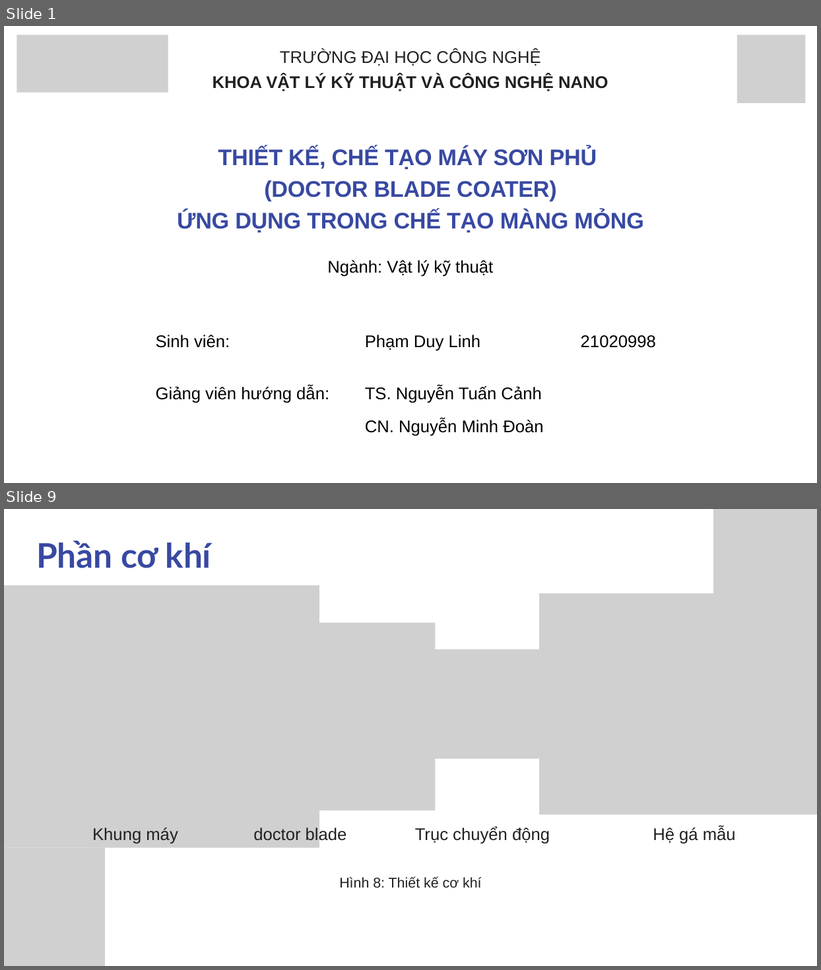
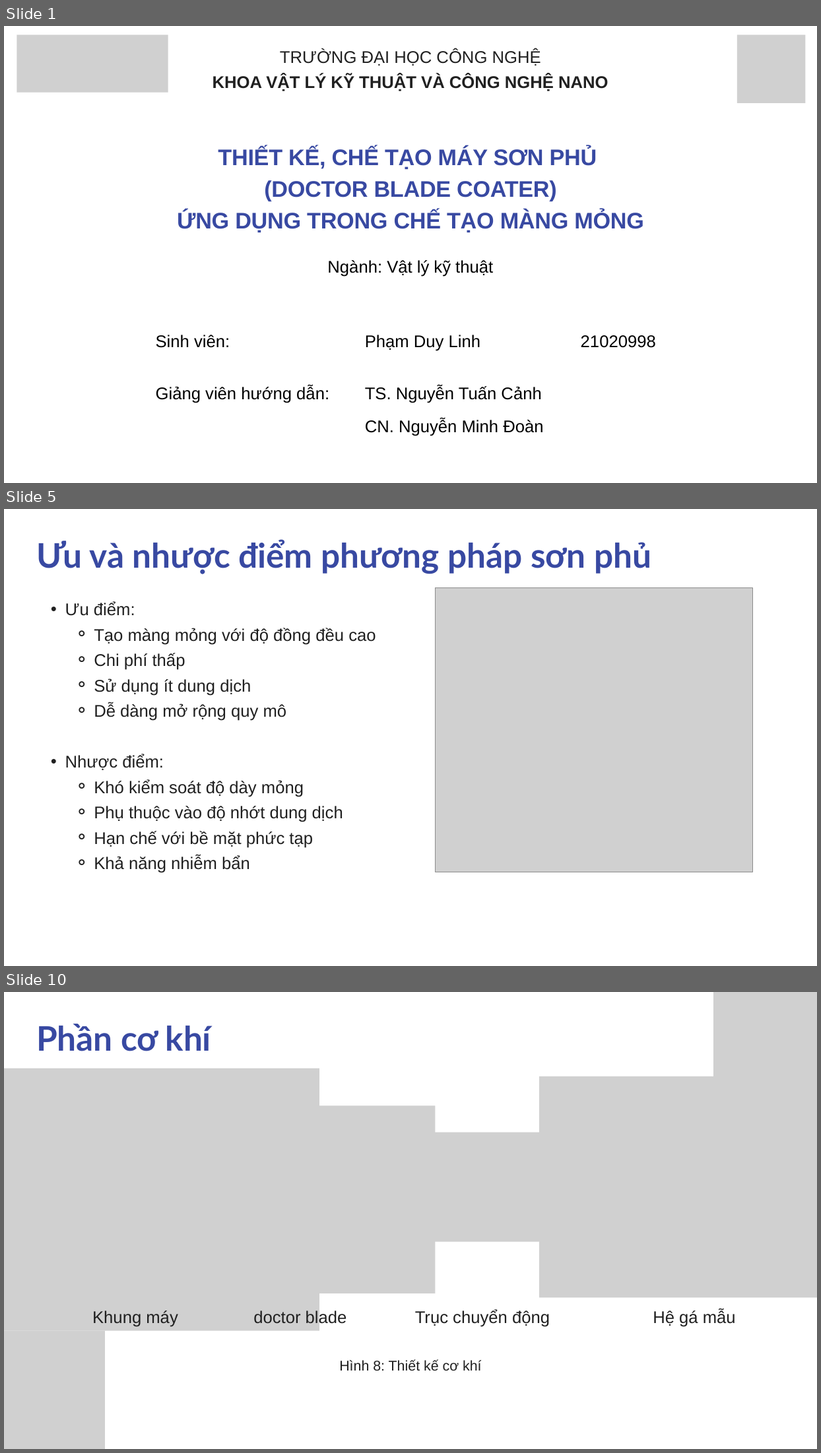
Before and after one commit to sptjerry19/bladecoating, a slide deck: reports/slide/Thiet-ke-Che-tao-May-Trang-Phu-Mang-Mong-ung-dung-trong-linh-kien-chuyen-doi-djien-nang-24032025.pptx. Shown one above the other, each under a label of ours: slides 1 and 9 before the commit, slides 1, 5 and 10 after it; the slides between them are not shown. The pictures are 821x970 and 821x1453 pixels, drawn with LibreOffice and Linux fonts; fonts in the diff are those of the drawing; grey boxes stand for pictures. Boxes give left, top, right and bottom in pixels: in the first picture for what was removed or moved away, otherwise in the second. Text is boxed around its words. In the diff, an @@ line names an element or a change of style, - is before the commit and + after.

```diff
--- a/reports/slide/Thiet-ke-Che-tao-May-Trang-Phu-Mang-Mong-ung-dung-trong-linh-kien-chuyen-doi-djien-nang-24032025.pptx
+++ b/reports/slide/Thiet-ke-Che-tao-May-Trang-Phu-Mang-Mong-ung-dung-trong-linh-kien-chuyen-doi-djien-nang-24032025.pptx
@@ slide 5 added at bbox=[4, 509, 817, 966], background #FFFFFF @@
@@ text added at bbox=[36, 539, 651, 574], 60 pt, text #3849A2, bold @@
+Ưu và nhược điểm phương pháp sơn phủ
@@ text added at bbox=[65, 601, 376, 873], 30 pt, text #202020 @@
+  • Ưu điểm:
+    ⚬ Tạo màng mỏng với độ đồng đều cao
+    ⚬ Chi phí thấp
+    ⚬ Sử dụng ít dung dịch
+    ⚬ Dễ dàng mở rộng quy mô
+  • Nhược điểm:
+    ⚬ Khó kiểm soát độ dày mỏng
+    ⚬ Phụ thuộc vào độ nhớt dung dịch
+    ⚬ Hạn chế với bề mặt phức tạp
+    ⚬ Khả năng nhiễm bẩn
@@ picture added at bbox=[436, 588, 753, 873] @@
@@ what was slide 9 is now slide 10 @@
```
Also in this commit, not shown: 7 slides changed, 3 other slides added, 1 slide removed.
